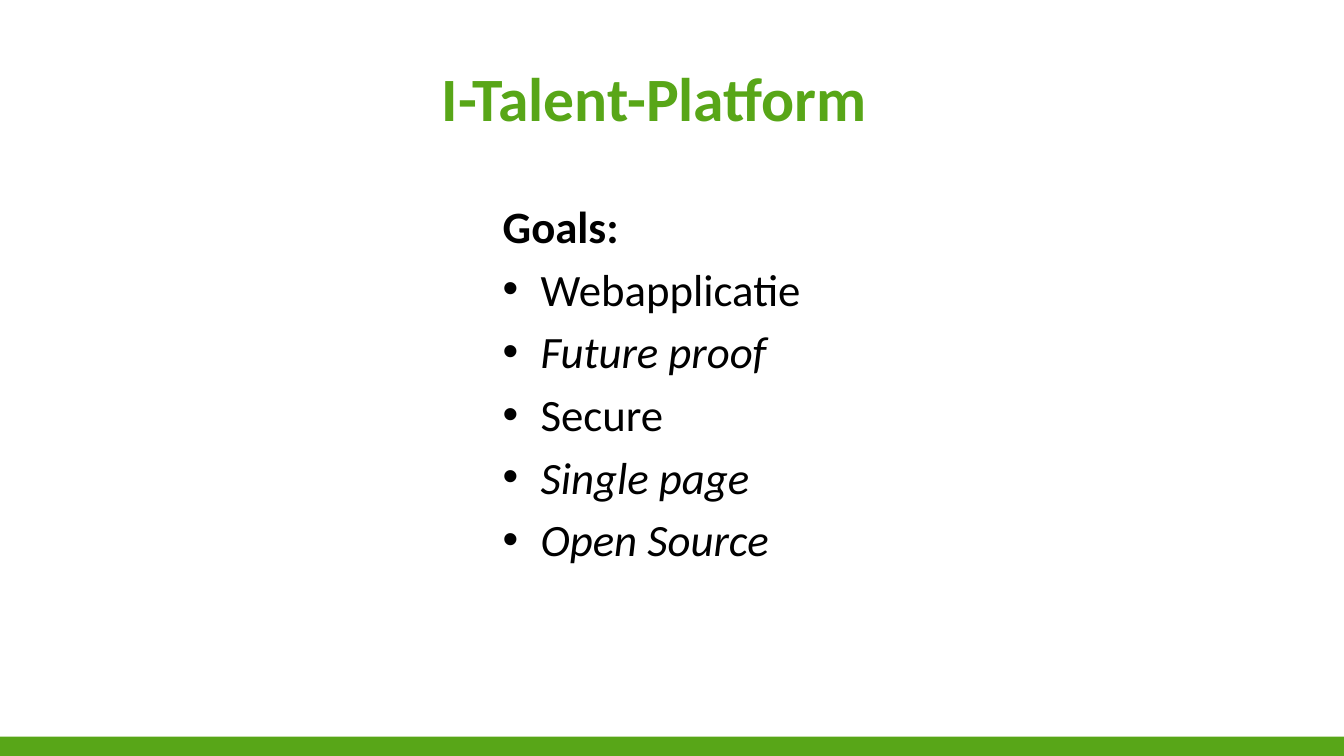
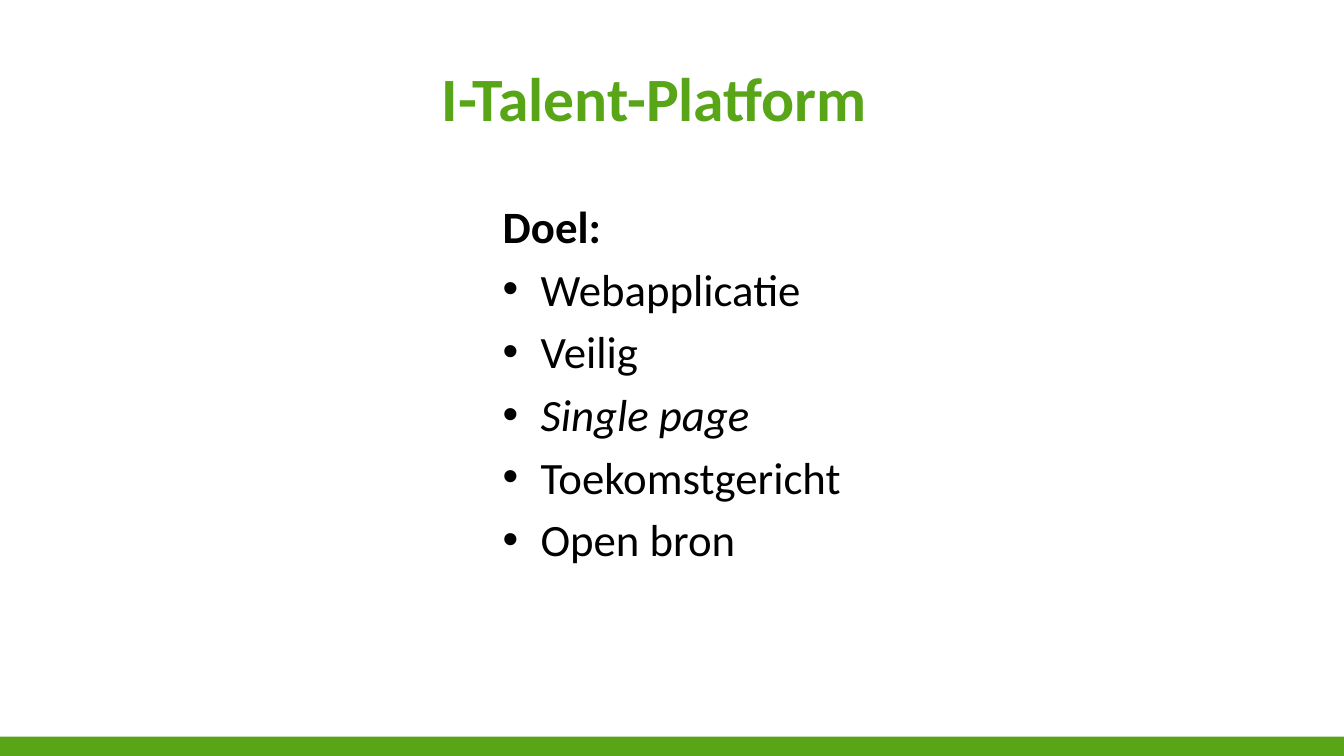
Before and after one commit to niekvandael/iTalent, a slide deck: slide 4 of italent/documents/Presentatie/Presentatie.pptx. Drawn at 1344x756 pixels with LibreOffice and Linux fonts; fonts in the diff are those of the drawing; background and template pictures are left out. Boxes give left, top, right and bottom in pixels: in the first picture for what was removed or moved away, otherwise in the second. Text is boxed around its words. In the diff, an @@ line names an element or a change of style, - is before the commit and + after.

```diff
--- a/italent/documents/Presentatie/Presentatie.pptx
+++ b/italent/documents/Presentatie/Presentatie.pptx
@@ text at (503,211,601,244): text changed @@
-Goals:
+Doel:
@@ text at (541,337,638,376): text changed; italic off @@
-• Future proof
-• Secure
+• Veilig
@@ text at (541,463,841,564): text changed; italic off @@
-• Open Source
+• Toekomstgericht
+• Open bron
```
Also in this commit, not shown: 3 other slides changed, 1 slide added, 1 other file.
